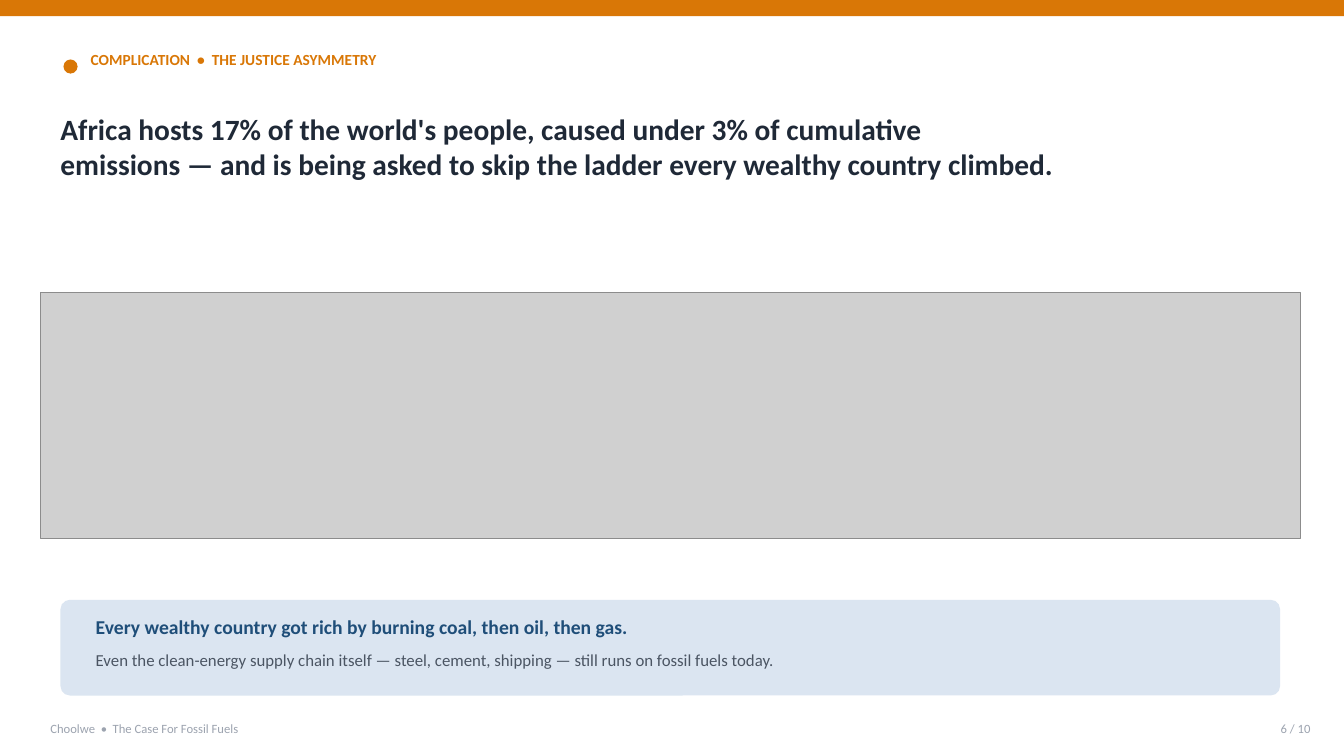
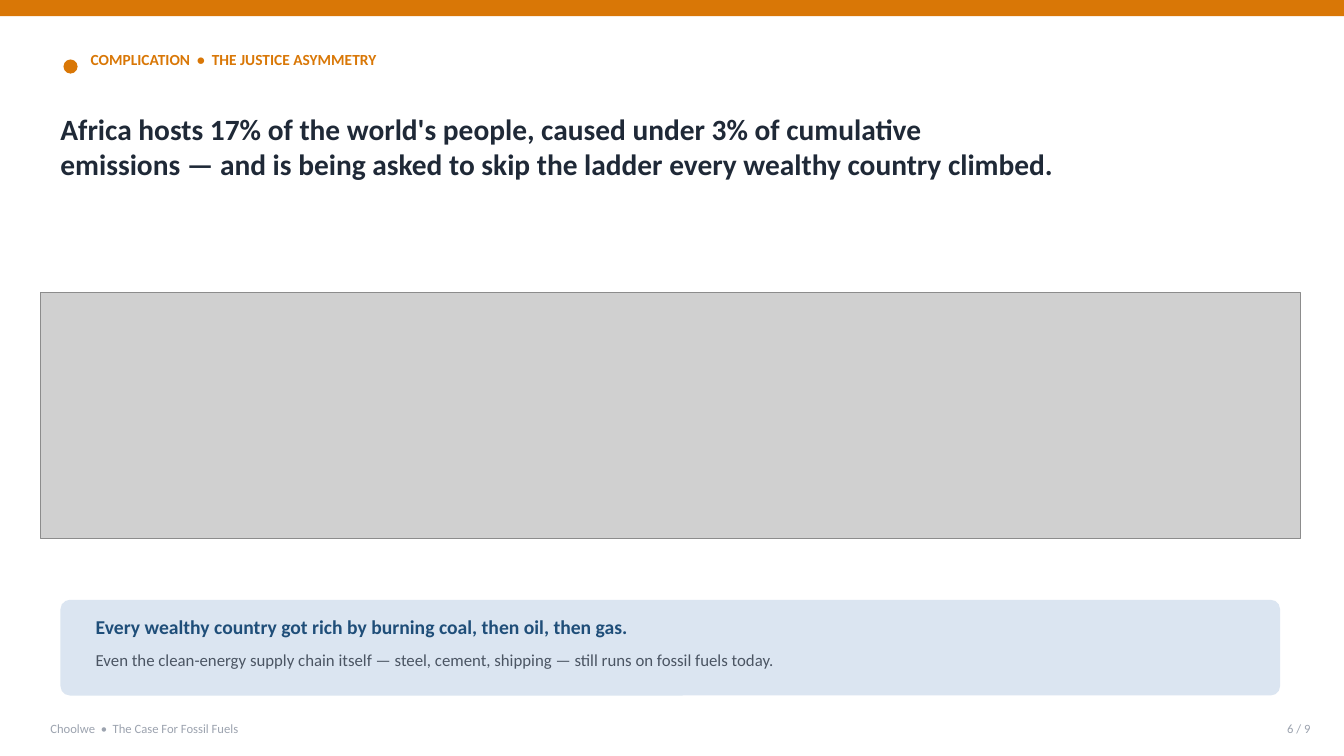
Before and after one commit to ccheelo-cmd/Fossil-fuels, a slide deck: slide 6 of case-for-fossil-fuels.pptx. Drawn at 1344x756 pixels with LibreOffice and Linux fonts; fonts in the diff are those of the drawing; grey boxes stand for pictures. Boxes give left, top, right and bottom in pixels: in the first picture for what was removed or moved away, otherwise in the second. Text is boxed around its words. In the diff, an @@ line names an element or a change of style, - is before the commit and + after.

```diff
--- a/case-for-fossil-fuels.pptx
+++ b/case-for-fossil-fuels.pptx
@@ text at [1287, 724, 1310, 733]: text changed @@
-6 / 10
+6 / 9
```
Also in this commit, not shown: 7 other slides changed, 1 slide added, 2 slides removed, 12 other files.
